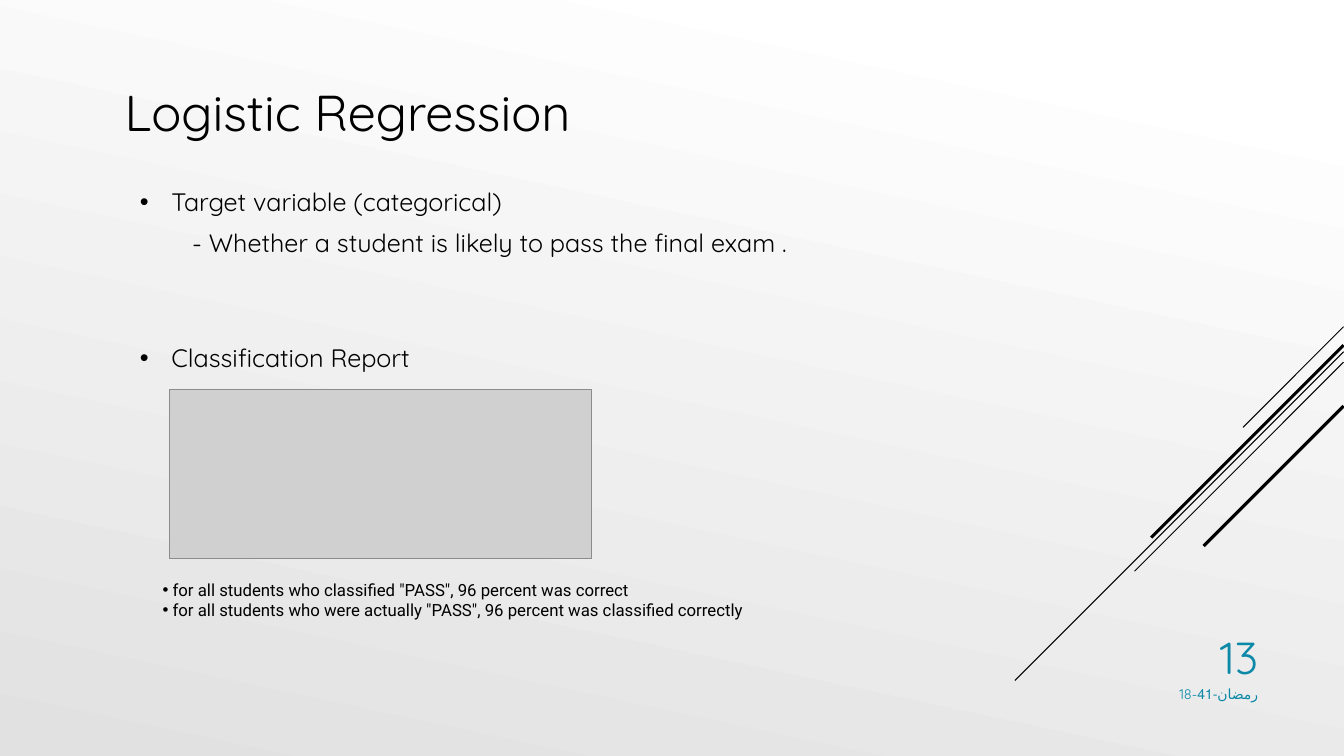
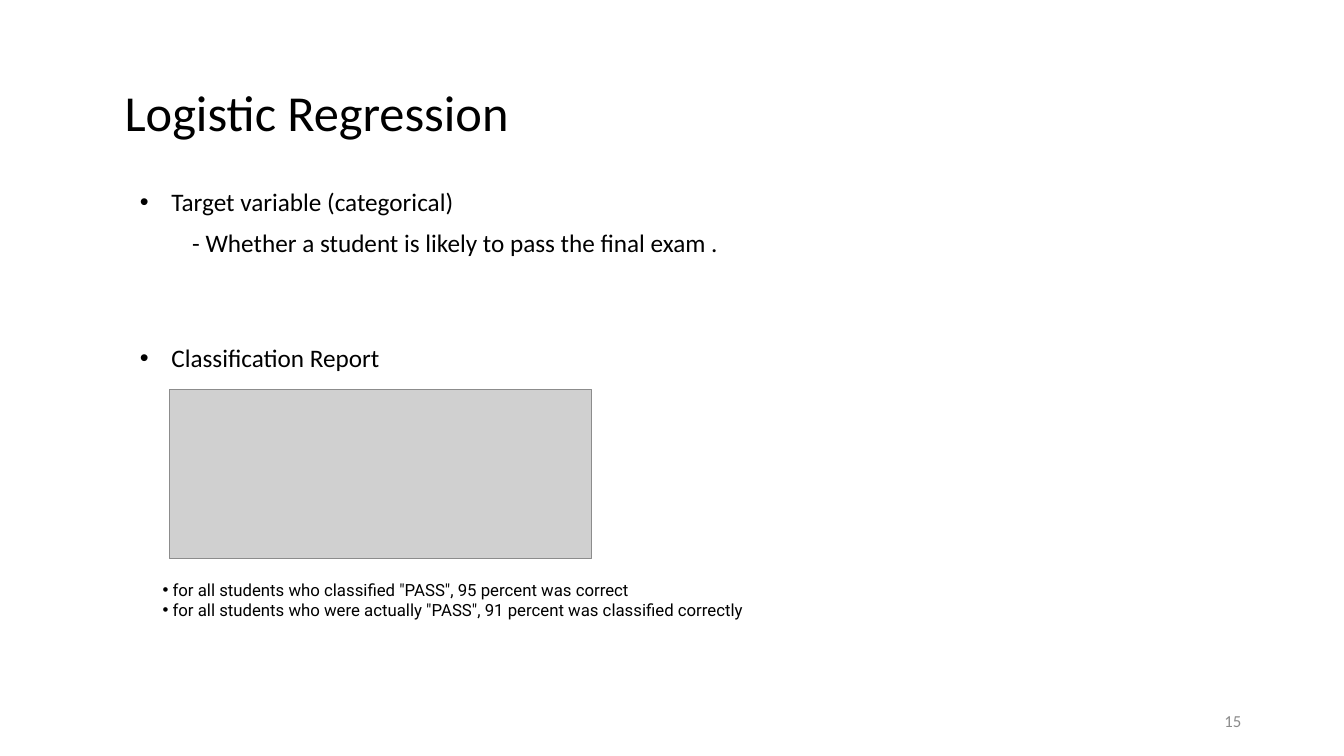
Before and after one commit to AdelAltuwaijri/StudentsPerformanceAnalysis, a slide deck: slide 15 of Student Performance Analysis Project.pptx (slide 13 before the commit). Drawn at 1344x756 pixels with LibreOffice and Linux fonts; fonts in the diff are those of the drawing; grey boxes stand for pictures. Boxes give left, top, right and bottom in pixels: in the first picture for what was removed or moved away, otherwise in the second. Text is boxed around its words. In the diff, an @@ line names an element or a change of style, - is before the commit and + after.

```diff
--- a/Student Performance Analysis Project.pptx
+++ b/Student Performance Analysis Project.pptx
@@ background gradient #FFFFFF to #E1E1E1 to #FFFFFF @@
@@ font Quicksand to Calibri in 4 elements at <box>125,96,508,140</box>, <box>171,349,379,371</box>, <box>171,192,453,216</box>, <box>206,234,706,256</box> @@
@@ group removed at <box>1015,327,1344,681</box>: 5 lines @@
@@ text at <box>173,583,743,620</box>: text changed @@
-• for all students who classified "PASS", 96 percent was correct
-• for all students who were actually "PASS", 96 percent was classified correctly
+• for all students who classified "PASS", 95 percent was correct
+• for all students who were actually "PASS", 91 percent was classified correctly
@@ page number removed at <box>1220,642,1258,675</box> @@
-13
@@ text removed at <box>1179,688,1258,703</box> @@
-18-رمضان-41
@@ page number added at <box>1224,716,1241,727</box>, 12 pt, text #8C8C8C @@
+15
```
Also in this commit, not shown: 12 other slides changed, 7 slides added, 1 slide removed, 7 other files.
